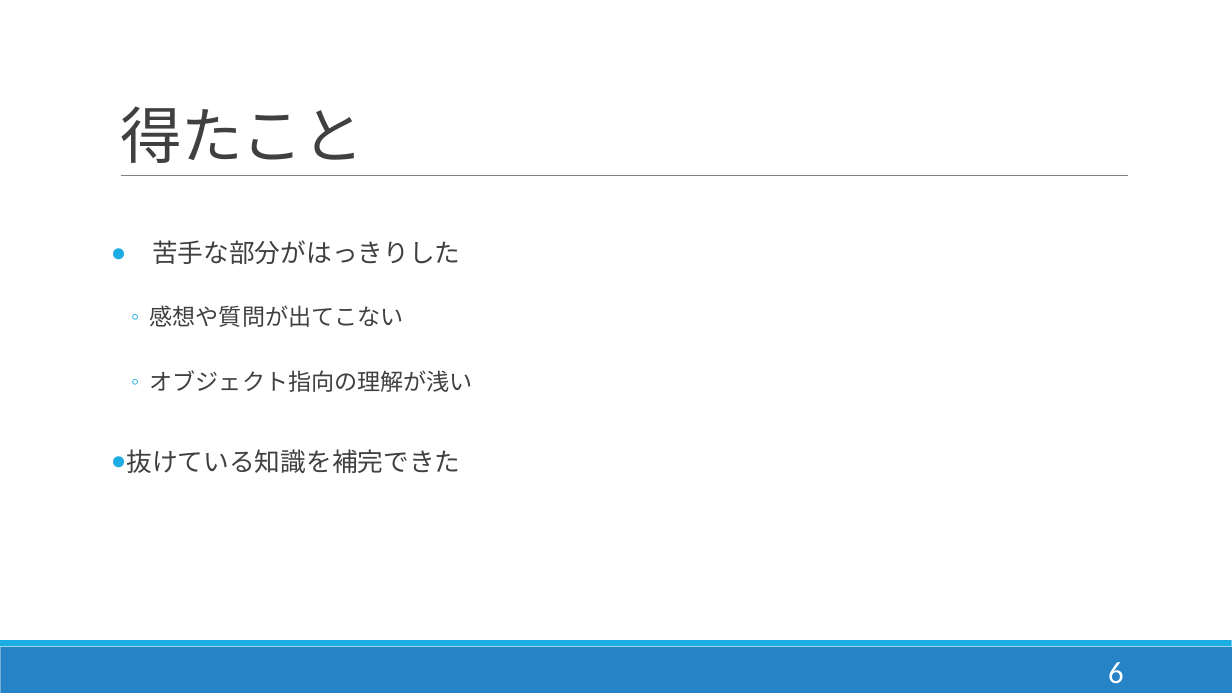
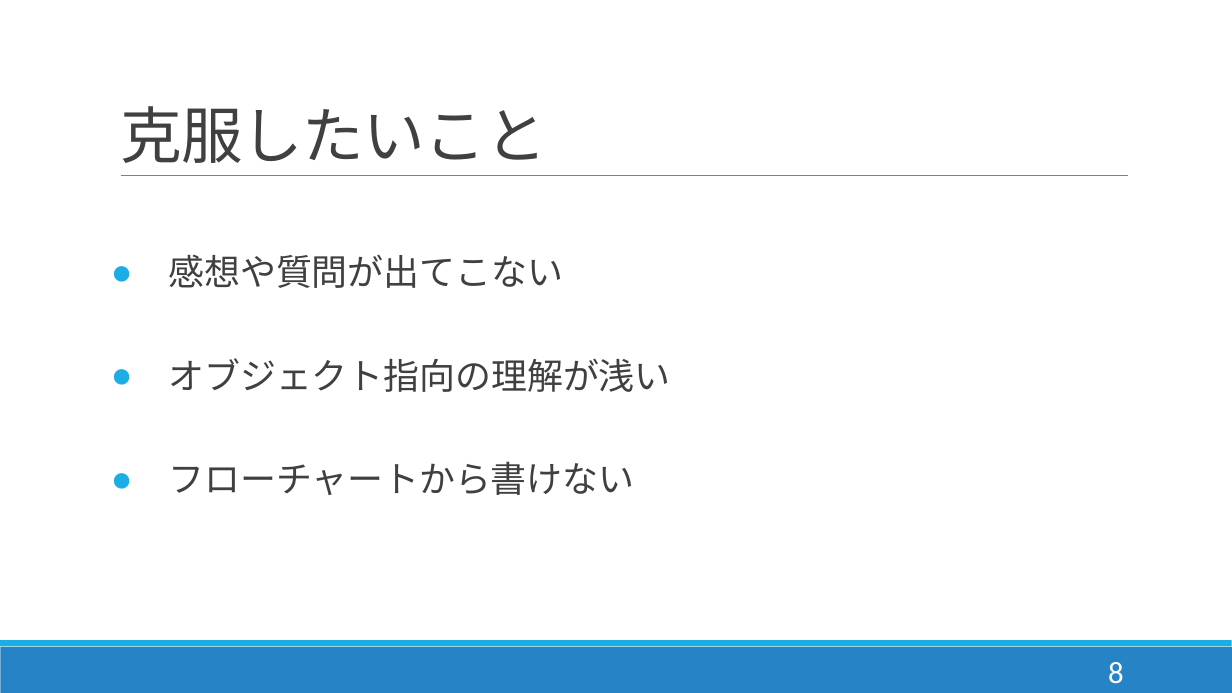
Before and after one commit to y-aiyoshizawa/1st-training, a slide deck: slide 9 of プレゼン/成果発表(相吉澤).pptx (slide 7 before the commit). Drawn at 1232x693 pixels with LibreOffice and Linux fonts; fonts in the diff are those of the drawing. Boxes give left, top, right and bottom in pixels: in the first picture for what was removed or moved away, otherwise in the second. Text is boxed around its words. In the diff, an @@ line names an element or a change of style, - is before the commit and + after.

Commit message:
文字サイズの修正 最初に得たことを追加 克服したことを追加

```diff
--- a/プレゼン/成果発表(相吉澤).pptx
+++ b/プレゼン/成果発表(相吉澤).pptx
@@ title at (120,106,547,163): text changed @@
-得たこと
+克服したいこと
@@ text at (152,240,460,264): paragraph removed @@
-● 苦手な部分がはっきりした
@@ text at (168,255,670,392): size 18 to 28 pt in "感想や質問が出てこない", "オブジェクト指向の理解が浅い"; bullet ◦ to ●; list level 2 to 1 in "感想や質問が出てこない"; list level 2 to 1 in "オブジェクト指向の理解が浅い" @@
@@ text at (168,461,634,495): text changed; size 20 to 28 pt @@
-● 抜けている知識を補完できた
+● フローチャートから書けない
@@ page number at (1108,662,1124,684): text changed @@
-6
+8
```
Also in this commit, not shown: 6 other slides changed, 2 slides added.
